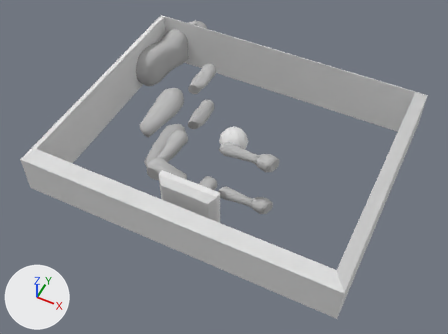
A saved change to the Blender file meshes/paddle-ball.blend.
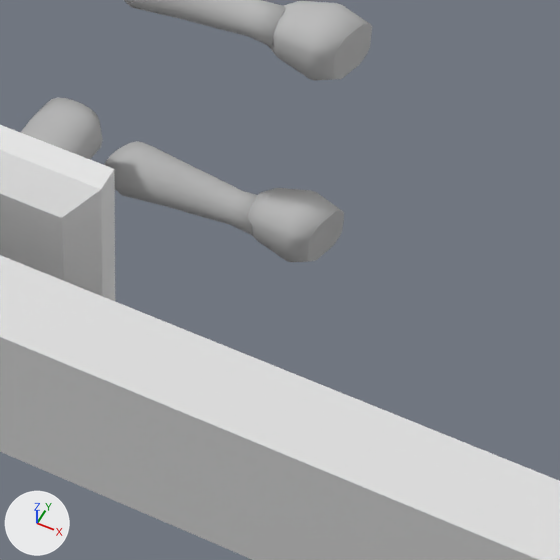
Each version is shown whole from a 50 mm lens placed at (6.35, -13.44, 15.26), pointed at (-0.13, -0.47, -0.95), then close up on the part from 43% to 72% of the width and 46% to 85% of the height. The axes (+X, +Y, +Z) are drawn at lower left. The lights are the same throughout.

Script lines for the objects in view, before the commit:
```python
me_calf_l = bpy.data.meshes.new('Calf_L')
me_calf_l.from_pydata(...)  # 220 vertices, 432 faces; spans x -0.29..1.15, y -1.75..0.2, z -0.52..0.06
me_calf_l.materials.append(mat_lambert2_003)  # grey #bcbcbc
me_forearm_l = bpy.data.meshes.new('Forearm_L')
me_forearm_l.from_pydata(...)  # 220 vertices, 432 faces; spans x 2.1..4.0, y -2.58..-2.05, z -0.01..0.5
me_forearm_l.materials.append(mat_lambert2_005)  # grey #bcbcbc
me_frame = bpy.data.meshes.new('Frame')
me_frame.from_pydata(...)  # 16 vertices, 16 faces; spans x -5.4..5.4, y -4.4..4.4, z -1.0..1.0
me_frame.materials.append(mat_vcol)  # white #e7e7e7
ob_calf_l = bpy.data.objects.new('Calf_L', me_calf_l)
ob_calf_l.location = (2.309, -0.047, 0.762)
ob_calf_l.delta_location = (-2.437, -1.626, -1.148)
ob_forearm_l = bpy.data.objects.new('Forearm_L', me_forearm_l)
ob_forearm_l.location = (0.0, 0.0, 0.0)
ob_forearm_l.delta_location = (-1.994, 1.03, -1.424)
ob_frame = bpy.data.objects.new('Frame', me_frame)
ob_frame.location = (0.0, 0.0, 0.0)
# also in view: 'Paddle' at (0.0, -3.2, 0.0); 'Forearm_R' at (1.11, -1.21, 0.91)
```
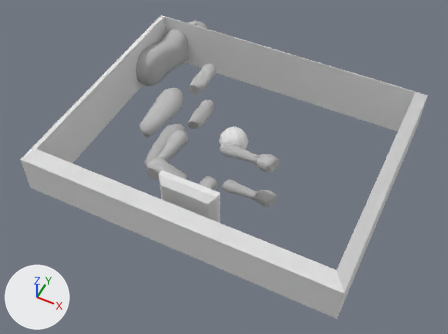
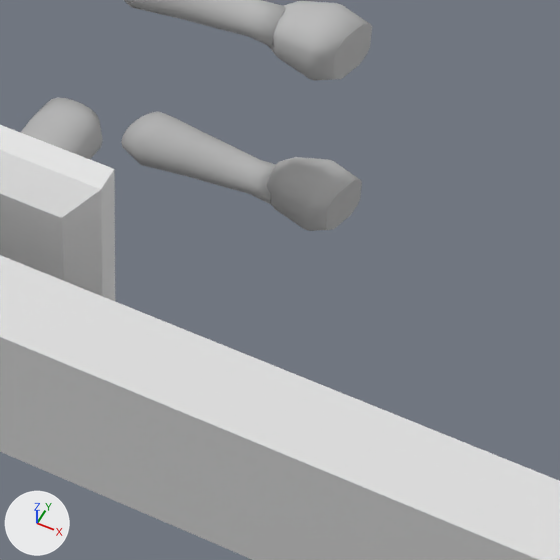
Where the change shows, as pixel boxes (x1, y1, x2, y2) in the close-ups (560 x 560 px):
'Forearm_L', mesh moved: before (104, 141, 344, 262); after (121, 111, 362, 231)

Diff of the bpy script that builds the scene:
```diff
--- a/meshes/paddle-ball.blend.py
+++ b/meshes/paddle-ball.blend.py
@@ me_forearm_l @@
 me_forearm_l.from_pydata(...)  # 220 vertices, 432 faces; spans x 2.1..4.0, y -2.58..-2.05, z -0.01..0.5
 # used by ob_forearm_l; location = (0.0, 0.0, 0.0); delta_location = (-1.994, 1.03, -1.424)
+# me_forearm_l part 1: the whole mesh is moved by (0.0, 0.35, 0.0)
 me_forearm_l.materials.append(mat_lambert2_005)
```
